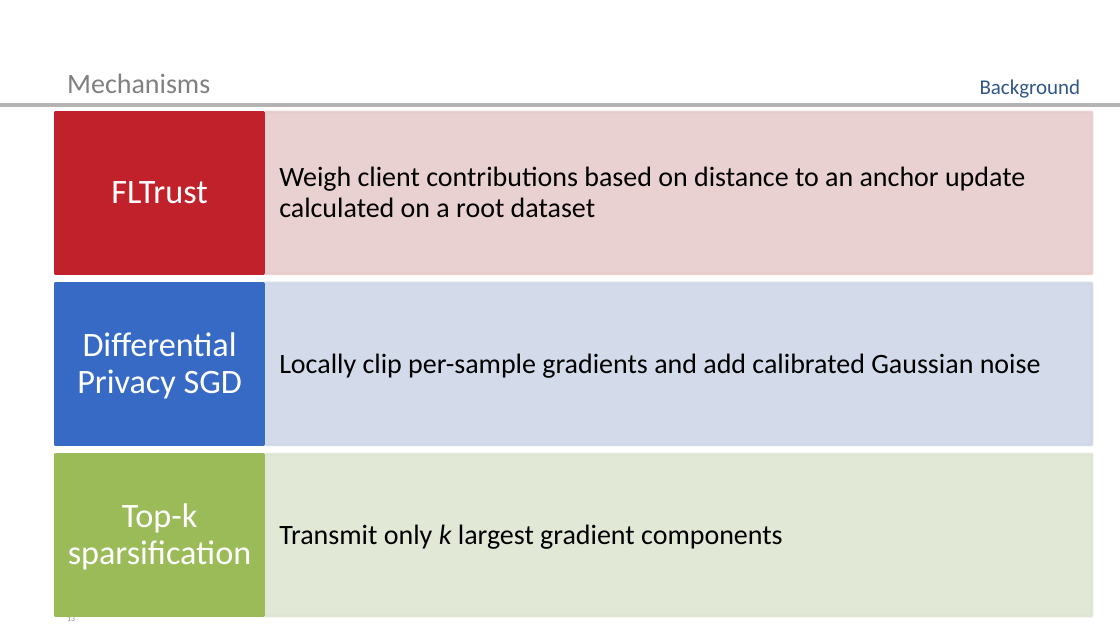
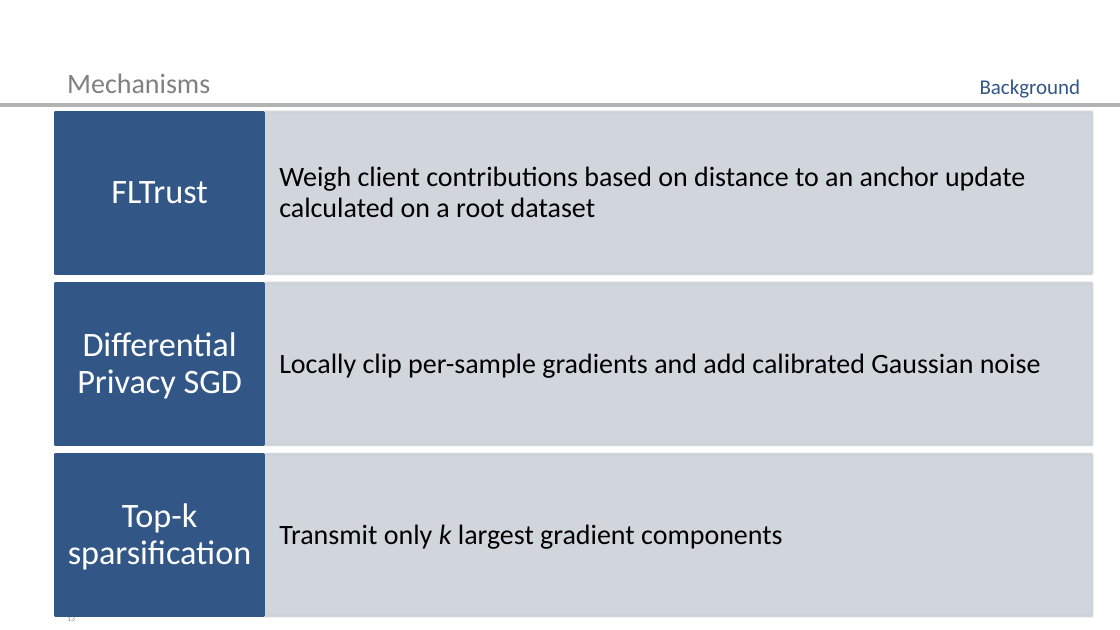
Before and after one commit to r-jschnoor/DPaDS, a slide deck: slide 13 of latex/final_presentation/DPaDS_final.pptx. Drawn at 1120x630 pixels with LibreOffice and Linux fonts; fonts in the diff are those of the drawing. Boxes give left, top, right and bottom in pixels: in the first picture for what was removed or moved away, otherwise in the second. Text is boxed around its words. In the diff, an @@ line names an element or a change of style, - is before the commit and + after.

```diff
--- a/latex/final_presentation/DPaDS_final.pptx
+++ b/latex/final_presentation/DPaDS_final.pptx
@@ rectangle at (56,112,263,273): fill #C1212A to #325786; outline #C1212A 2 pt to #325786 2 pt @@
@@ rectangle at (263,112,1092,273): fill #E9CDCD at 90% opacity to #CED1D9 at 90% opacity; outline #E9CDCD 2 pt to #CED1D9 2 pt @@
@@ rectangle at (56,283,263,445): fill #376AC4 to #325786; outline #376AC4 2 pt to #325786 2 pt @@
@@ rectangle at (263,283,1092,445): fill #CFD7E8 at 90% opacity to #CED1D9 at 90% opacity; outline #CFD7E8 2 pt to #CED1D9 2 pt @@
@@ more space between paragraphs in 6 elements at (279,166,1025,217), (111,181,207,204), (279,353,1041,378), (77,332,242,399), (279,524,783,549), (68,503,251,570) @@
@@ rectangle at (56,455,263,616): fill #9BBB59 to #325786; outline #9BBB59 2 pt to #325786 2 pt @@
@@ rectangle at (263,455,1092,616): fill #DEE7D2 at 90% opacity to #CED1D9 at 90% opacity; outline #DEE7D2 2 pt to #CED1D9 2 pt @@
```
Also in this commit, not shown: 15 other slides changed, 7 slides added, 1 slide removed, 8 other files.
